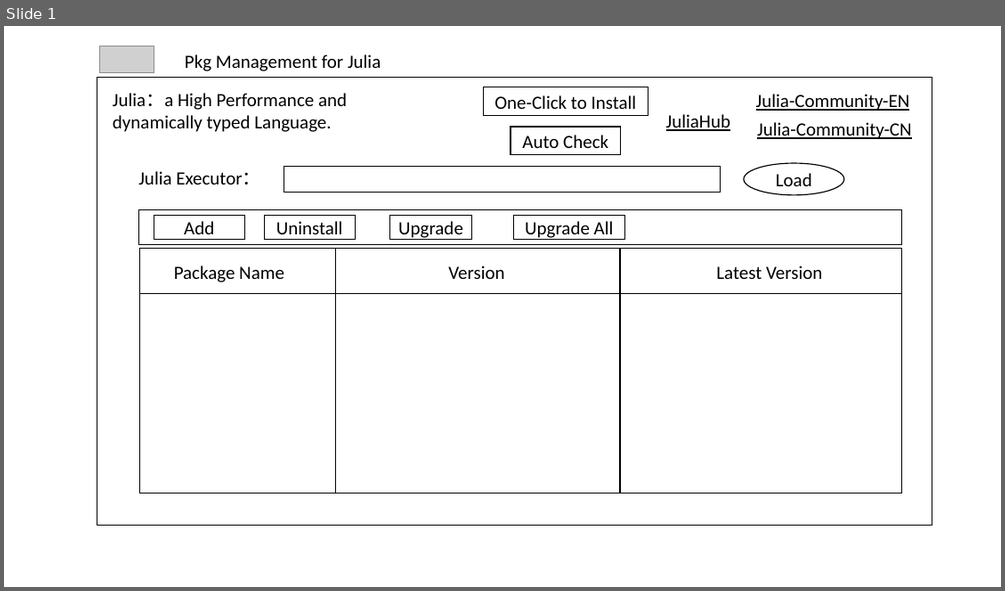
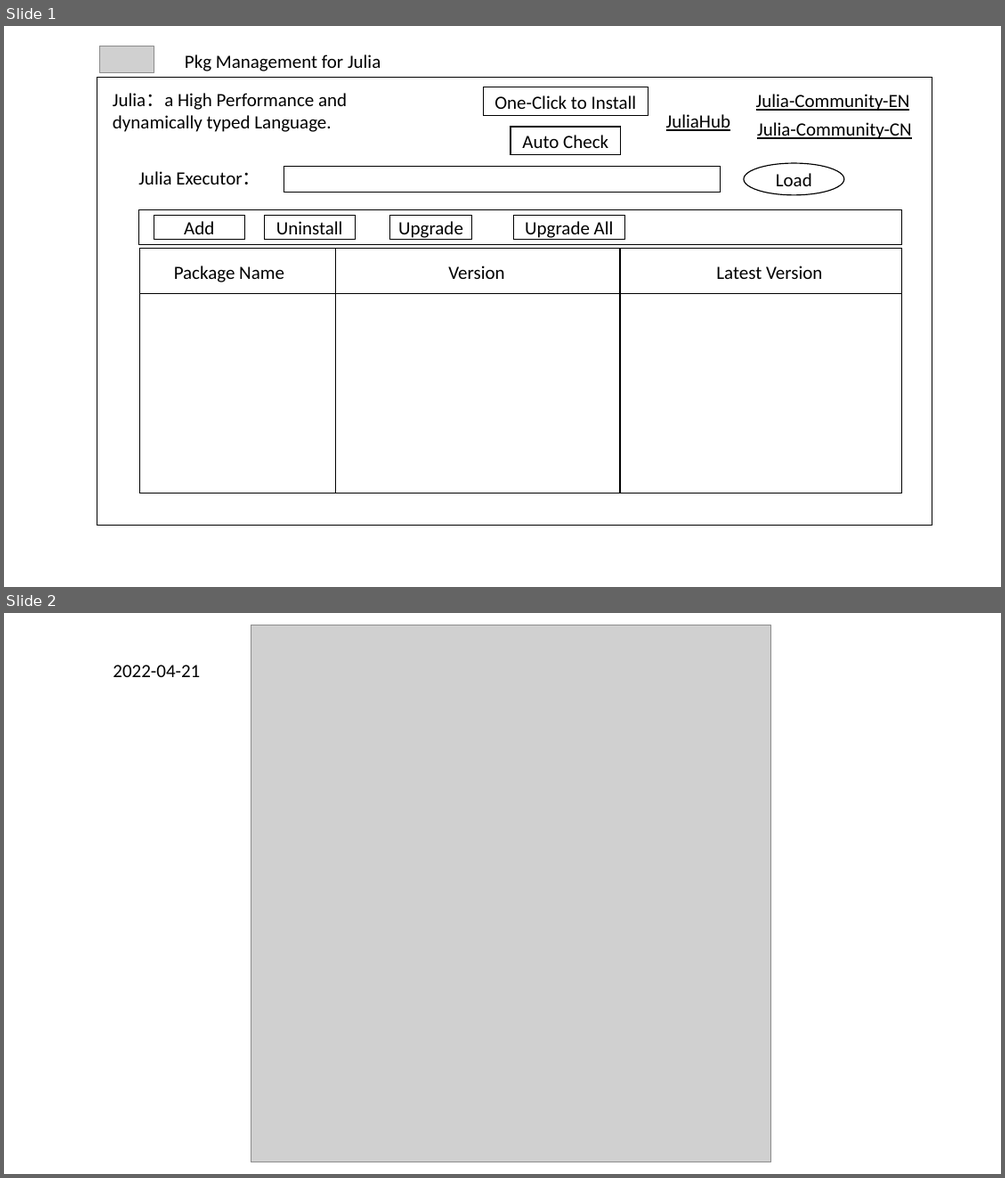
Before and after one commit to AndyYangjd/julia_pkg_management, a slide deck: doc/ui_design.pptx. Shown one above the other, each under a label of ours: slide 1 before the commit, slides 1 and 2 after it. The pictures are 1005x591 and 1005x1178 pixels, drawn with LibreOffice and Linux fonts; fonts in the diff are those of the drawing; grey boxes stand for pictures. Boxes give left, top, right and bottom in pixels: in the first picture for what was removed or moved away, otherwise in the second. Text is boxed around its words. In the diff, an @@ line names an element or a change of style, - is before the commit and + after.

```diff
--- a/doc/ui_design.pptx
+++ b/doc/ui_design.pptx
@@ slide 2 added at (4, 613, 1001, 1174), background #FFFFFF @@
@@ picture added at (251, 625, 770, 1163) @@
@@ text added at (113, 665, 200, 677), 18 pt, text #000000 @@
+2022-04-21
```
Also in this commit, not shown: 13 other files.
